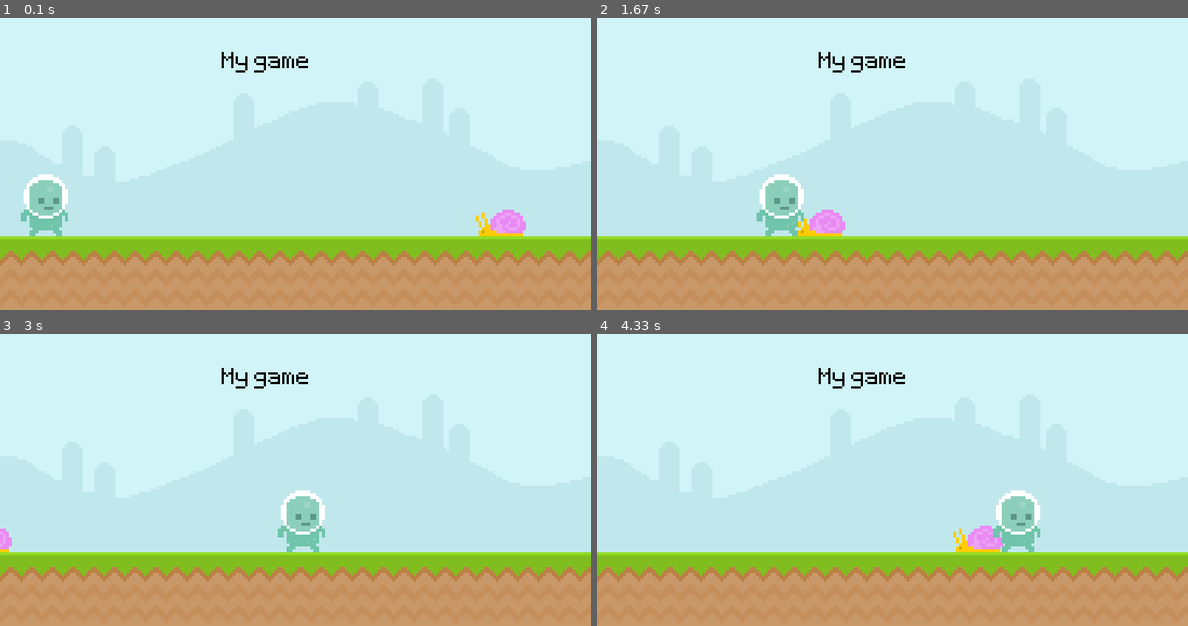
Above: before the commit, frames 1-4 (two rows, left to right).
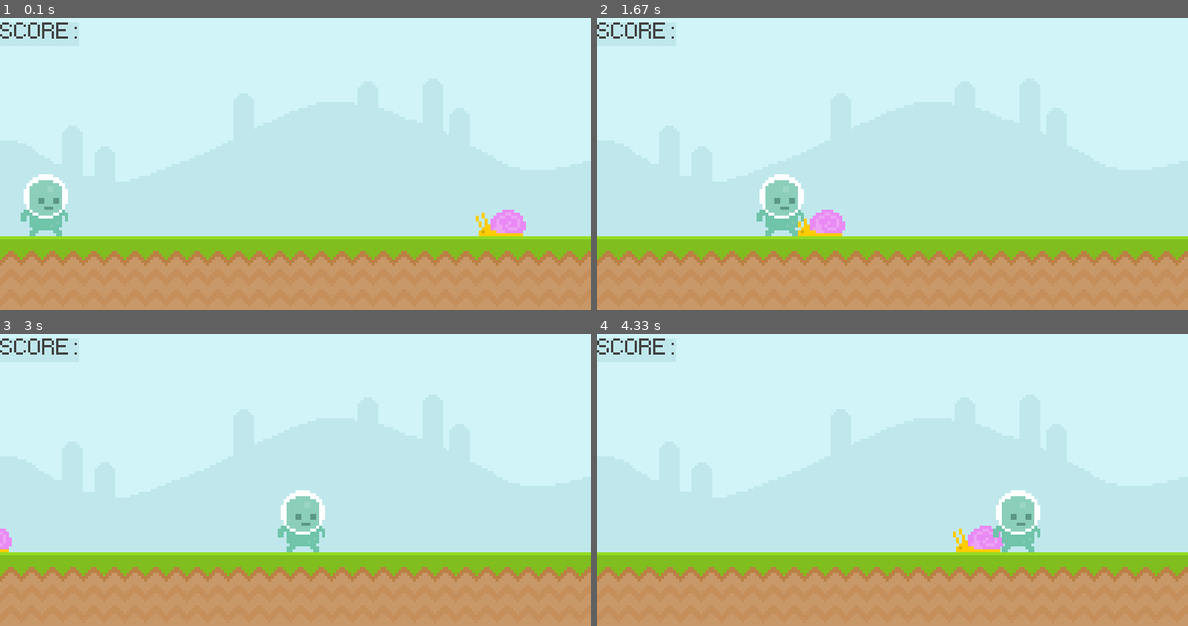
Above: after the commit, the same moments.

Repository: coding-zero-1/Basic-pygame-project
Game: pygame game, started from main.py
Same seed, same stepped clock (60 frames per second), same inputs: the game is played once before the commit and once after it.
Inputs:
- Up to frame 1 (0.1 s): no input
- Up to frame 2 (1.67 s): tap Space at 0.33 s
- Up to frame 3 (3 s): no input
- Up to frame 4 (4.33 s): no input

The runs differ from the first frame. In frame 1, 0.5% of the frame differs, in the area x 0-53%, y 1-19%; in frame 2, 0.5%; in frame 3, 0.5%; in frame 4, 0.5%.

Commit message:
added some key press functionality and mouse motion functionality

Diff:
--- a/main.py
+++ b/main.py
@@ -5,12 +5,12 @@
 screen = pygame.display.set_mode((800,400))
 pygame.display.set_caption('Infinite runner')
 clock = pygame.time.Clock()
-score_value='0'
 
 sky_surface = pygame.image.load('Basic-pygame-project/graphics/Sky.png').convert()
 ground_surface=pygame.image.load('Basic-pygame-project/graphics/ground.png').convert()
 test_font = pygame.font.Font('Basic-pygame-project/font/Pixeltype.ttf',50)
-test_surface = test_font.render('My game',False,'Black')
+score_surface = test_font.render('SCORE:',False,(64,64,64))
+score_rectangle = score_surface.get_rect(topleft=(0,10))
 
 snail_surface = pygame.image.load('Basic-pygame-project/graphics/snail/snail1.png').convert_alpha()
 snail_rectange=snail_surface.get_rect(midbottom=(700,300))
@@ -25,9 +25,20 @@
         if event.type == pygame.QUIT:
             pygame.quit()
             exit()
+        # if event.type == pygame.MOUSEMOTION:
+        #     if player_rectangle.collidepoint(event.pos):
+        #         print('Collision')
+        if event.type == pygame.KEYDOWN:
+            # print('KEY DOWN')
+            if event.key == pygame.K_SPACE:
+                print('JUMP')
+        # if event.type == pygame.KEYUP:
+        #     print('KEY UP')
     screen.blit(sky_surface,(0,0))
     screen.blit(ground_surface,(0,300))
-    screen.blit(test_surface,(300,50))
+    pygame.draw.rect(screen,'#c0e8ec',score_rectangle,border_radius=10)
+    pygame.draw.rect(screen,'#c0e8ec',score_rectangle,6)
+    screen.blit(score_surface,score_rectangle)
     screen.blit(snail_surface,snail_rectange)
     snail_rectange.left-=4
     if snail_rectange.right<0:
@@ -38,8 +49,17 @@
         snail_position=800'''
     screen.blit(player_surface,player_rectangle)
     player_rectangle.left+=2
+    # pygame.draw.line(screen,'Red',(0,0),(0,400))
 
-    if player_rectangle.colliderect(snail_rectange):
-        print('Collision')
+    # keys=pygame.key.get_pressed()
+    # if keys[pygame.K_SPACE]:
+    #     print('JUMP')
+
+    # if player_rectangle.colliderect(snail_rectange):
+    #     print('Collision')
+    # mouse_position = pygame.mouse.get_pos()
+    # if player_rectangle.collidepoint(mouse_position):
+        # print(pygame.mouse.get_pressed())
+        # pass
     pygame.display.update()
     clock.tick(60)
